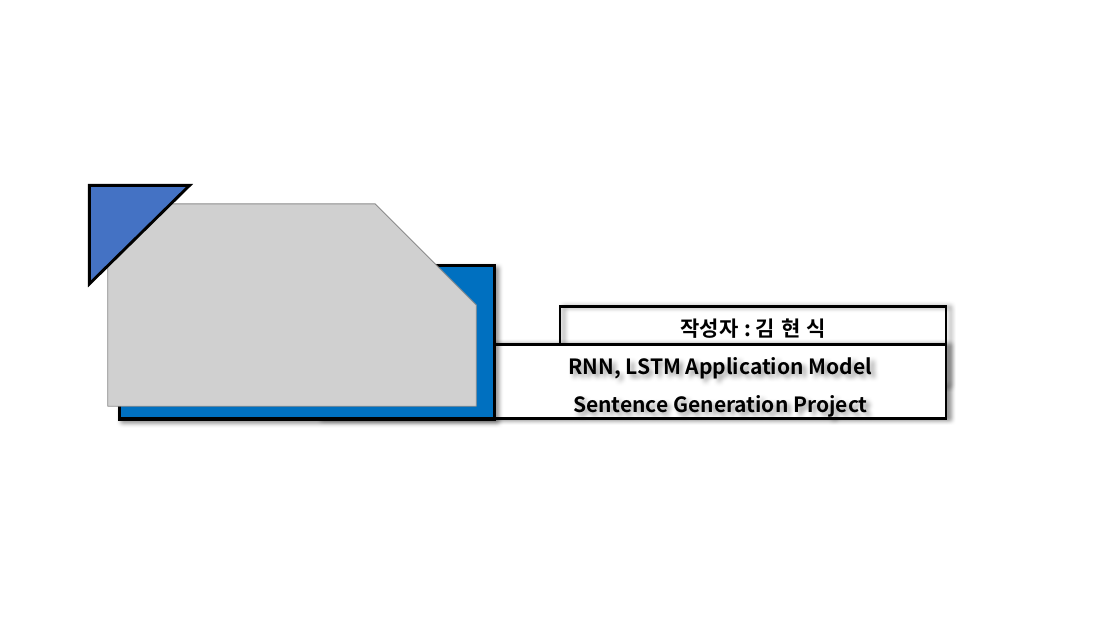
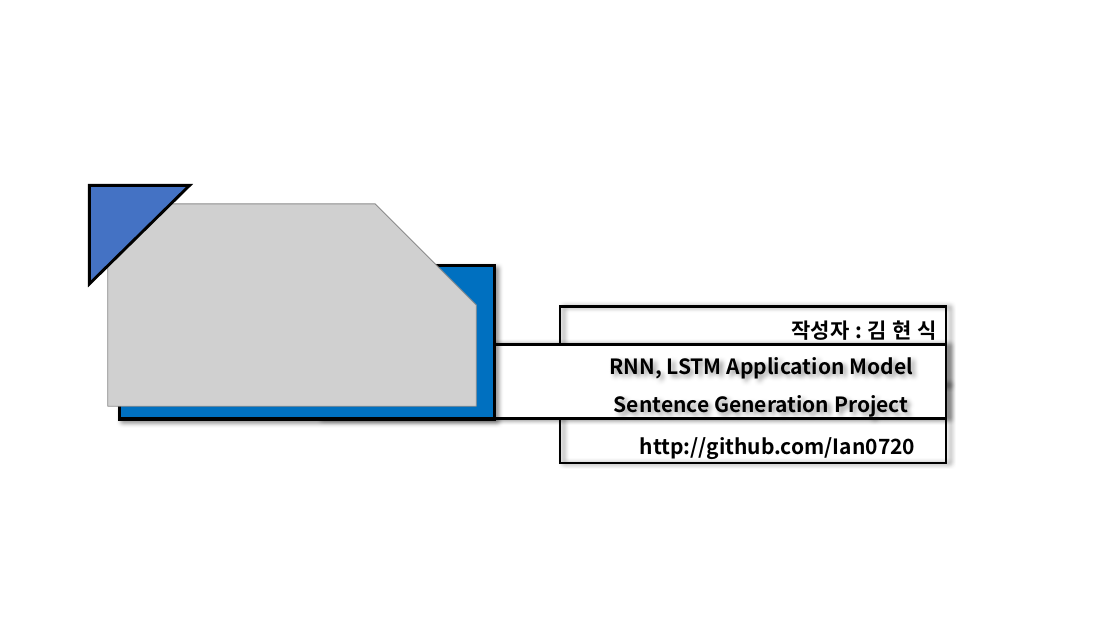
Before and after one commit to Ian0720/Sentence_Generation-model-with-LSTM-RNN, a slide deck: slide 1 of RNNLSTM_Detail.pptx. Drawn at 1120x630 pixels with LibreOffice and Linux fonts; fonts in the diff are those of the drawing; grey boxes stand for pictures. Boxes give left, top, right and bottom in pixels: in the first picture for what was removed or moved away, otherwise in the second. Text is boxed around its words. In the diff, an @@ line names an element or a change of style, - is before the commit and + after.

Commit message:
RNN&LSTM Model System Explanation PowerPoint

```diff
--- a/RNNLSTM_Detail.pptx
+++ b/RNNLSTM_Detail.pptx
@@ text "작성자 : 김 현 식" moved from (x1=680, y1=318, x2=825, y2=338) to (x1=792, y1=320, x2=936, y2=340) @@
@@ text "RNN, LSTM Application Model" moved from (x1=569, y1=353, x2=872, y2=417) to (x1=609, y1=353, x2=912, y2=417) @@
@@ rectangle added at (x1=560, y1=384, x2=947, y2=463), outline #000000 2.25 pt @@
@@ text added at (x1=640, y1=437, x2=916, y2=459), 18 pt, text #000000, bold @@
+http://github.com/Ian0720
```
Also in this commit, not shown: 1 other slide changed.
